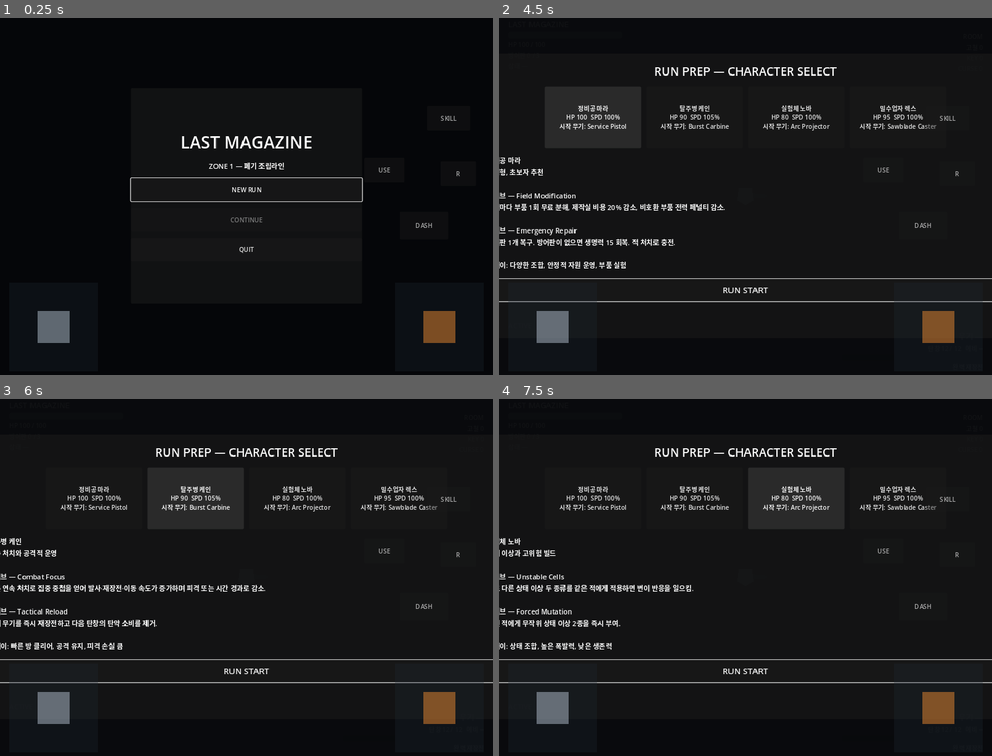
Above: before the commit, frames 1-4 (two rows, left to right).
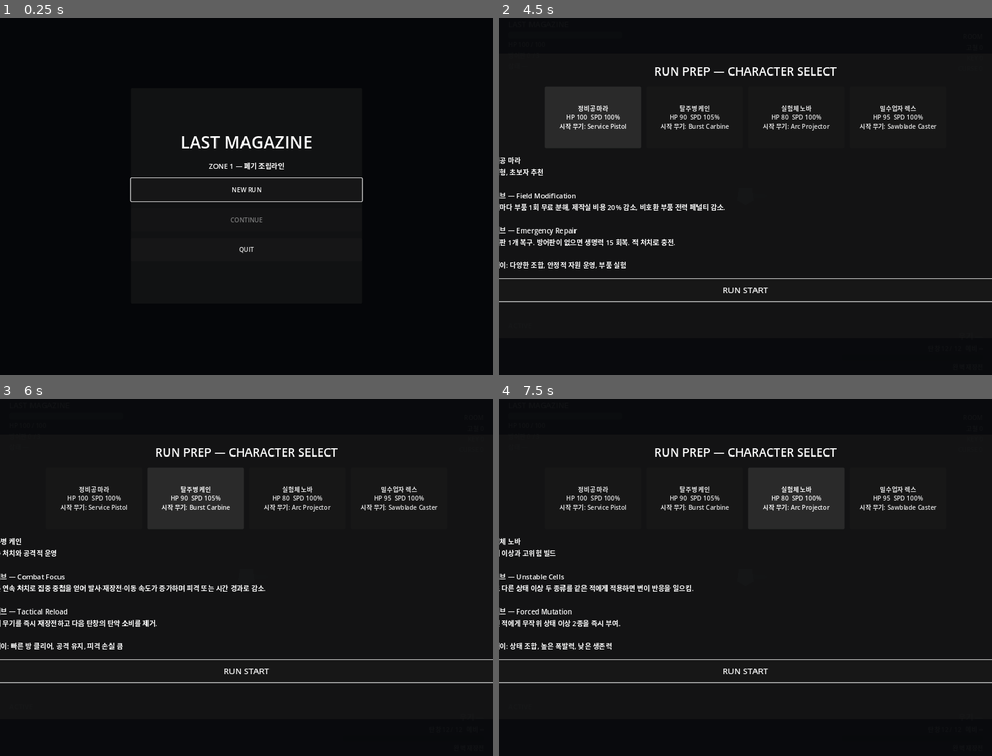
Above: after the commit, the same moments.

Repository: donly987647-max/Topdown-roguelite
Game: Godot game, scene res://scenes/main/RunMain.tscn
Two runs of this game, one before a commit and one after it. Both use one fixed random seed, a clock stepped at 60 frames per second and the inputs below.
Inputs (mouse positions are in pixels of both pictures, inside the frame that each line leads up to):
- Up to frame 1 (0.25 s): no input
- Up to frame 2 (4.5 s): click (922, 225) at 0.5 s, where only the run before the commit has a clickable "DASH"; click (957, 175) at 1.25 s, where only the run before the commit has a clickable "R"; click (883, 171) at 2 s, where only the run before the commit has a clickable "USE"; click (947, 117) at 2.75 s, where only the run before the commit has a clickable "SKILL"; click "NEW RUN" at 3.5 s; click "정비공 마라 HP 100 SPD 100% 시작 무기:…" at 4.25 s
- Up to frame 3 (6 s): click "정비공 마라 HP 100 SPD 100% 시작 무기:…" at 5 s; click "탈주병 케인 HP 90 SPD 105% 시작 무기: …" at 5.75 s
- Up to frame 4 (7.5 s): click "탈주병 케인 HP 90 SPD 105% 시작 무기: …" at 6.5 s; click "실험체 노바 HP 80 SPD 100% 시작 무기: …" at 7.25 s

The runs differ from the first frame. In frame 1, 1.2% of the frame differs, in the area x 7-94%, y 27-92%; in frame 2, 1.3%, in the area x 1-99%, y 27-92%; in frame 3, 1.3%; in frame 4, 1.3%.
Error after the commit: Parse Error: Cannot find member "orientation_changed" in base "DisplayServer". (res://scripts/input/mobile_controls.gd:36)

Commit message:
Fix touch capture and add responsive mobile controls

Diff:
--- a/scripts/input/mobile_controls.gd
+++ b/scripts/input/mobile_controls.gd
@@ -2,57 +2,84 @@
 
 @export var player_path: NodePath = NodePath("../Player")
 @export var enabled_on_desktop := false
-@export_range(0.15, 0.45) var joystick_radius_ratio := 0.12
-@export_range(0.5, 1.0) var stick_deadzone := 0.14
+@export_range(0.08, 0.22) var joystick_radius_ratio := 0.12
+@export_range(0.05, 0.35) var stick_deadzone := 0.14
 @export var auto_fire_with_aim_stick := true
 
 var _player: Player
-var _active := false
+var _platform_active := false
+var _combat_active := false
 var _left_touch := -1
 var _right_touch := -1
 var _left_origin := Vector2.ZERO
 var _right_origin := Vector2.ZERO
 var _left_value := Vector2.ZERO
 var _right_value := Vector2.ZERO
-
 var _left_base: ColorRect
 var _left_knob: ColorRect
 var _right_base: ColorRect
 var _right_knob: ColorRect
-var _safe_margin := 24.0
+var _action_buttons: Array[Button] = []
 
 func _ready() -> void:
 	layer = 90
-	_active = enabled_on_desktop or OS.has_feature("mobile") or DisplayServer.is_touchscreen_available()
-	visible = _active
-	if not _active:
+	_platform_active = enabled_on_desktop or OS.has_feature("Android") or OS.has_feature("mobile") or DisplayServer.is_touchscreen_available()
+	_player = get_node_or_null(player_path) as Player
+	if not _platform_active or _player == null:
+		visible = false
 		set_process_input(false)
-		return
-	_player = get_node_or_null(player_path) as Player
+		set_process(false)
+		return
 	_build_ui()
 	get_viewport().size_changed.connect(_layout_ui)
+	if DisplayServer.has_signal("orientation_changed"):
+		DisplayServer.orientation_changed.connect(func(_orientation: int): call_deferred("_layout_ui"))
 	_layout_ui()
+	_sync_combat_state()
+
+func _process(_delta: float) -> void:
+	_sync_combat_state()
 
 func _exit_tree() -> void:
+	_reset_touch_state()
+
+func _sync_combat_state() -> void:
+	var next_active := _platform_active and is_instance_valid(_player) and _player.input_enabled and not _player.is_dead()
+	if next_active == _combat_active:
+		return
+	_combat_active = next_active
+	visible = _combat_active
+	if not _combat_active:
+		_reset_touch_state()
+	else:
+		_layout_ui()
+
+func _reset_touch_state() -> void:
+	_left_touch = -1
+	_right_touch = -1
+	_left_value = Vector2.ZERO
+	_right_value = Vector2.ZERO
 	_release_fire()
+	for action in [&"dash", &"reload", &"interact", &"character_active"]:
+		if Input.is_action_pressed(action):
+			Input.action_release(action)
 	if is_instance_valid(_player):
 		_player.set_mobile_move(Vector2.ZERO)
 		_player.clear_mobile_aim()
 
 func _build_ui() -> void:
-	_left_base = _make_pad(Color(0.12, 0.16, 0.20, 0.30))
-	_left_knob = _make_pad(Color(0.82, 0.88, 0.94, 0.42))
-	_right_base = _make_pad(Color(0.12, 0.16, 0.20, 0.30))
-	_right_knob = _make_pad(Color(1.0, 0.58, 0.20, 0.46))
+	_left_base = _make_pad(Color(0.04, 0.07, 0.10, 0.42))
+	_left_knob = _make_pad(Color(0.70, 0.84, 0.94, 0.72))
+	_right_base = _make_pad(Color(0.04, 0.07, 0.10, 0.42))
+	_right_knob = _make_pad(Color(1.0, 0.48, 0.16, 0.78))
 	add_child(_left_base)
 	add_child(_right_base)
 	add_child(_left_knob)
 	add_child(_right_knob)
-
-	_make_action_button("DASH", "dash", Vector2(0.86, 0.58), Vector2(126, 72))
-	_make_action_button("R", "reload", Vector2(0.93, 0.44), Vector2(92, 64))
-	_make_action_button("USE", "interact", Vector2(0.78, 0.43), Vector2(104, 64))
-	_make_action_button("SKILL", "character_active", Vector2(0.91, 0.29), Vector2(112, 64))
+	_make_action_button("DASH", &"dash")
+	_make_action_button("RELOAD", &"reload")
+	_make_action_button("USE", &"interact")
+	_make_action_button("SKILL", &"character_active")
 
 func _make_pad(color: Color) -> ColorRect:
 	var rect := ColorRect.new()
@@ -61,38 +88,72 @@
 	rect.z_index = 1
 	return rect
 
-func _make_action_button(label: String, action: StringName, anchor: Vector2, size: Vector2) -> void:
+func _make_action_button(label_text: String, action: StringName) -> void:
 	var button := Button.new()
-	button.text = label
-	button.custom_minimum_size = size
-	button.position = Vector2.ZERO
-	button.set_anchors_preset(Control.PRESET_TOP_LEFT)
-	button.set_meta("mobile_anchor", anchor)
-	button.set_meta("mobile_size", size)
+	button.text = label_text
 	button.focus_mode = Control.FOCUS_NONE
 	button.mouse_filter = Control.MOUSE_FILTER_STOP
-	button.modulate = Color(1, 1, 1, 0.72)
+	button.modulate = Color(1.0, 1.0, 1.0, 0.88)
+	button.set_meta("mobile_action", action)
 	button.button_down.connect(_press_action.bind(action))
 	button.button_up.connect(_release_action.bind(action))
 	add_child(button)
+	_action_buttons.append(button)
 
 func _layout_ui() -> void:
-	if not _active:
+	if not _platform_active or _left_base == null:
 		return
 	var viewport_size := get_viewport().get_visible_rect().size
-	var radius := _joystick_radius(viewport_size)
+	if viewport_size.x <= 1.0 or viewport_size.y <= 1.0:
+		return
+	var safe_rect := _viewport_safe_rect(viewport_size)
+	var radius := _joystick_radius(safe_rect.size)
 	var pad_size := Vector2.ONE * radius * 2.0
-	_left_origin = Vector2(_safe_margin + radius, viewport_size.y - _safe_margin - radius)
-	_right_origin = Vector2(viewport_size.x - _safe_margin - radius, viewport_size.y - _safe_margin - radius)
+	var portrait := viewport_size.y > viewport_size.x
+	var edge := maxf(18.0, radius * 0.26)
+	_left_origin = Vector2(safe_rect.position.x + edge + radius, safe_rect.end.y - edge - radius)
+	_right_origin = Vector2(safe_rect.end.x - edge - radius, safe_rect.end.y - edge - radius)
 	_place_pad(_left_base, _left_origin, pad_size)
 	_place_pad(_right_base, _right_origin, pad_size)
 	_place_knob(_left_knob, _left_origin, radius)
 	_place_knob(_right_knob, _right_origin, radius)
-	for child in get_children():
-		if child is Button and child.has_meta("mobile_anchor"):
-			var a: Vector2 = child.get_meta("mobile_anchor")
-			var s: Vector2 = child.get_meta("mobile_size")
-			child.position = Vector2(viewport_size.x * a.x - s.x * 0.5, viewport_size.y * a.y - s.y * 0.5)
+	_layout_action_buttons(safe_rect, radius, portrait)
+
+func _viewport_safe_rect(viewport_size: Vector2) -> Rect2:
+	if not OS.has_feature("Android"):
+		return Rect2(Vector2.ZERO, viewport_size)
+	var physical_safe := DisplayServer.get_display_safe_area()
+	var window_size := Vector2(get_window().size)
+	if physical_safe.size.x <= 0 or physical_safe.size.y <= 0 or window_size.x <= 0.0 or window_size.y <= 0.0:
+		return Rect2(Vector2.ZERO, viewport_size)
+	var scale := Vector2(viewport_size.x / window_size.x, viewport_size.y / window_size.y)
+	var pos := Vector2(physical_safe.position) * scale
+	var size := Vector2(physical_safe.size) * scale
+	return Rect2(pos, size)
+
+func _layout_action_buttons(safe_rect: Rect2, radius: float, portrait: bool) -> void:
+	var button_h := clampf(radius * 0.62, 58.0, 92.0)
+	var button_w := clampf(radius * 1.12, 96.0, 150.0)
+	var gap := maxf(10.0, radius * 0.12)
+	for button in _action_buttons:
+		button.size = Vector2(button_w, button_h)
+		button.add_theme_font_size_override("font_size", int(clampf(radius * 0.19, 16.0, 26.0)))
+	if _action_buttons.size() < 4:
+		return
+	if portrait:
+		var x := safe_rect.end.x - button_w - gap
+		var y := safe_rect.position.y + safe_rect.size.y * 0.50
+		_action_buttons[3].position = Vector2(x, y - button_h - gap)
+		_action_buttons[2].position = Vector2(x, y)
+		_action_buttons[1].position = Vector2(x, y + button_h + gap)
+		_action_buttons[0].position = Vector2(x - button_w - gap, y + button_h * 0.5)
+	else:
+		var x_right := safe_rect.end.x - button_w - gap
+		var y_base := _right_origin.y - radius - button_h - gap
+		_action_buttons[0].position = Vector2(x_right - button_w - gap, y_base + button_h * 0.5)
+		_action_buttons[1].position = Vector2(x_right, y_base)
+		_action_buttons[2].position = Vector2(x_right - button_w - gap, y_base - button_h - gap)
+		_action_buttons[3].position = Vector2(x_right, y_base - button_h - gap)
 
 func _place_pad(rect: ColorRect, origin: Vector2, size: Vector2) -> void:
 	rect.position = origin - size * 0.5
@@ -104,7 +165,7 @@
 	rect.position = origin - knob_size * 0.5
 
 func _input(event: InputEvent) -> void:
-	if not _active or not is_instance_valid(_player):
+	if not _combat_active or not is_instance_valid(_player):
 		return
 	if event is InputEventScreenTouch:
 		_handle_touch(event as InputEventScreenTouch)
@@ -114,14 +175,19 @@
 func _handle_touch(event: InputEventScreenTouch) -> void:
 	var viewport_size := get_viewport().get_visible_rect().size
 	if event.pressed:
-		if event.position.y < viewport_size.y * 0.43:
+		if _touch_over_action_button(event.position):
 			return
-		if event.position.x < viewport_size.x * 0.48 and _left_touch == -1:
+		var lower_zone := event.position.y >= viewport_size.y * (0.36 if viewport_size.y > viewport_size.x else 0.42)
+		if not lower_zone:
+			return
+		if event.position.x < viewport_size.x * 0.5 and _left_touch == -1:
 			_left_touch = event.index
+			_left_origin = _clamp_stick_origin(event.position, true)
 			_update_left(event.position)
 			get_viewport().set_input_as_handled()
-		elif event.position.x > viewport_size.x * 0.52 and _right_touch == -1:
+		elif event.position.x >= viewport_size.x * 0.5 and _right_touch == -1:
 			_right_touch = event.index
+			_right_origin = _clamp_stick_origin(event.position, false)
 			_update_right(event.position)
 			get_viewport().set_input_as_handled()
 	else:
@@ -129,15 +195,34 @@
 			_left_touch = -1
 			_left_value = Vector2.ZERO
 			_player.set_mobile_move(Vector2.ZERO)
-			_place_knob(_left_knob, _left_origin, _joystick_radius(viewport_size))
 			get_viewport().set_input_as_handled()
 		if event.index == _right_touch:
 			_right_touch = -1
 			_right_value = Vector2.ZERO
 			_player.clear_mobile_aim()
 			_release_fire()
-			_place_knob(_right_knob, _right_origin, _joystick_radius(viewport_size))
-			get_viewport().set_input_as_handled()
+			get_viewport().set_input_as_handled()
+		_layout_ui()
+
+func _touch_over_action_button(position: Vector2) -> bool:
+	for button in _action_buttons:
+		if button.visible and Rect2(button.position, button.size).has_point(position):
+			return true
+	return false
+
+func _clamp_stick_origin(position: Vector2, left_side: bool) -> Vector2:
+	var viewport_size := get_viewport().get_visible_rect().size
+	var safe_rect := _viewport_safe_rect(viewport_size)
+	var radius := _joystick_radius(safe_rect.size)
+	var min_x := safe_rect.position.x + radius
+	var max_x := safe_rect.end.x - radius
+	if left_side:
+		max_x = minf(max_x, viewport_size.x * 0.46)
+	else:
+		min_x = maxf(min_x, viewport_size.x * 0.54)
+	var min_y := safe_rect.position.y + radius
+	var max_y := safe_rect.end.y - radius
+	return Vector2(clampf(position.x, min_x, max_x), clampf(position.y, min_y, max_y))
 
 func _handle_drag(event: InputEventScreenDrag) -> void:
 	if event.index == _left_touch:
@@ -174,13 +259,15 @@
 	knob.position = knob_center - knob.size * 0.5
 
 func _joystick_radius(viewport_size: Vector2) -> float:
-	return clampf(minf(viewport_size.x, viewport_size.y) * joystick_radius_ratio, 72.0, 150.0)
+	return clampf(minf(viewport_size.x, viewport_size.y) * joystick_radius_ratio, 70.0, 156.0)
 
 func _press_action(action: StringName) -> void:
-	Input.action_press(action)
+	if _combat_active:
+		Input.action_press(action)
 
 func _release_action(action: StringName) -> void:
-	Input.action_release(action)
+	if Input.is_action_pressed(action):
+		Input.action_release(action)
 
 func _release_fire() -> void:
 	if Input.is_action_pressed("fire"):
